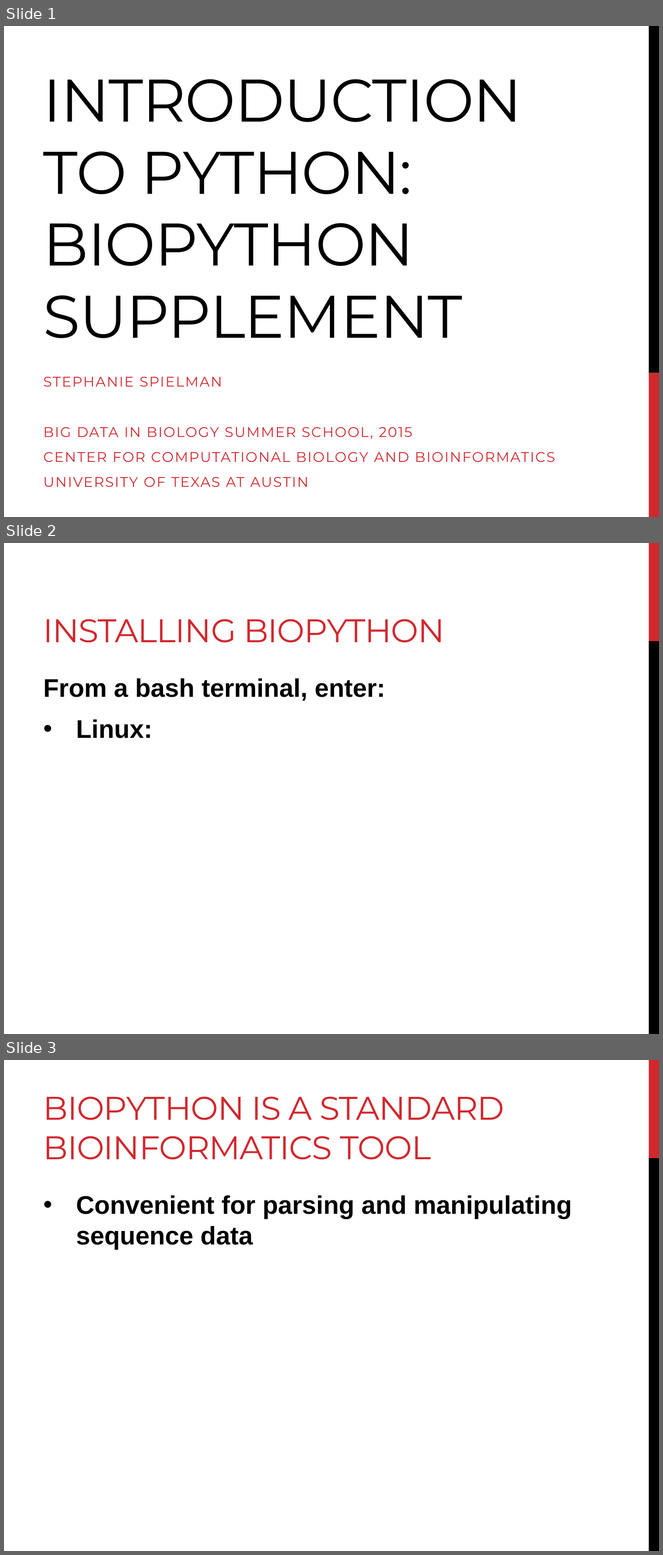
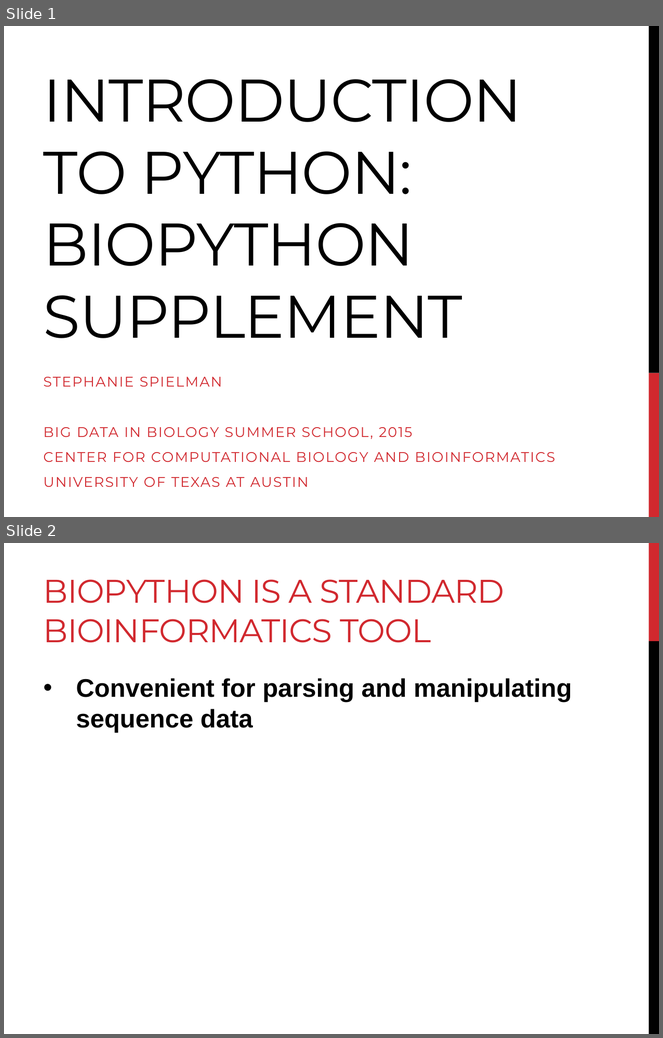
Before and after one commit to BjornFJohansson/ccbb_bigdata2015_python, a slide deck: slides/slides_biopython.pptx. Shown one above the other, each under a label of ours: slides 1, 2 and 3 before the commit, slides 1 and 2 after it. The pictures are 663x1555 and 663x1038 pixels, drawn with LibreOffice and Linux fonts; fonts in the diff are those of the drawing. Boxes give left, top, right and bottom in pixels: in the first picture for what was removed or moved away, otherwise in the second. Text is boxed around its words. In the diff, an @@ line names an element or a change of style, - is before the commit and + after.

```diff
--- a/slides/slides_biopython.pptx
+++ b/slides/slides_biopython.pptx
@@ slide 2 removed at (4,543,659,1034), background #FFFFFF; not listed: 2 template elements that a slide beside it also shows @@
@@ title removed at (44,619,445,643) @@
-INSTALLING BIOPYTHON
@@ text removed at (44,678,386,739) @@
-From a bash terminal, enter:
-• Linux:
@@ what was slide 3 is now slide 2 @@
```
Also in this commit, not shown: 1 slide changed, 1 other slide removed, 2 other files.
